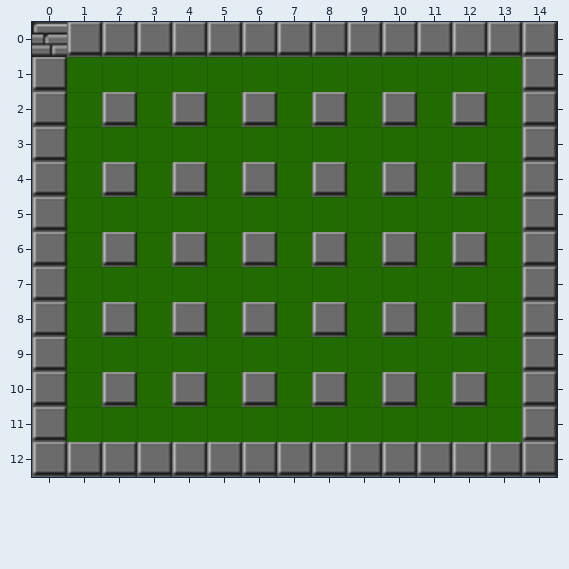
An edit to a level. Tiled map (JSON), data/map/map-level1.json. Above is the file before it was changed.
Cells are 35x35 px. Shown: x 0..14, y 0..12.
The result:
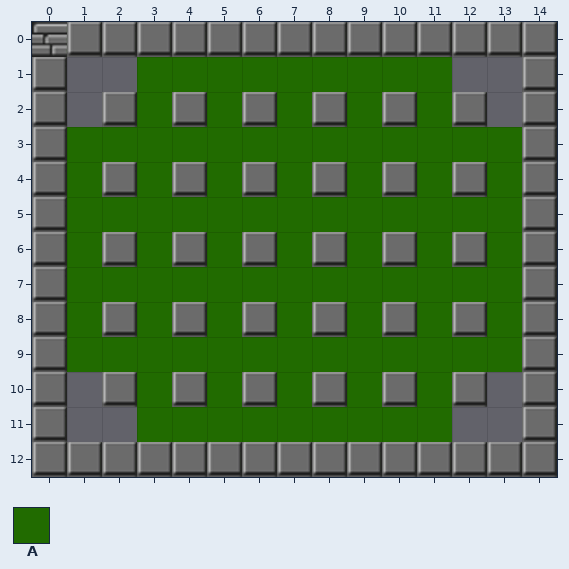
Key: from "map": A 2.
_ is an empty cell.
Tiles replaced or removed in this view: A.
The author wrote: Randomised destroyable blocks
Change:
Changed rows in their new state; . is an unchanged cell.
Layer "static-blocks":
first column x 1:
 1 __.........__
 2 _..........._
first column x 1:
10 _..........._
11 __.........__
Where, in picture pixels (left, top, right, bottom), the same in both pictures:
removed: (67, 57, 137, 127)
removed: (452, 57, 522, 127)
removed: (67, 372, 137, 442)
removed: (452, 372, 522, 442)
